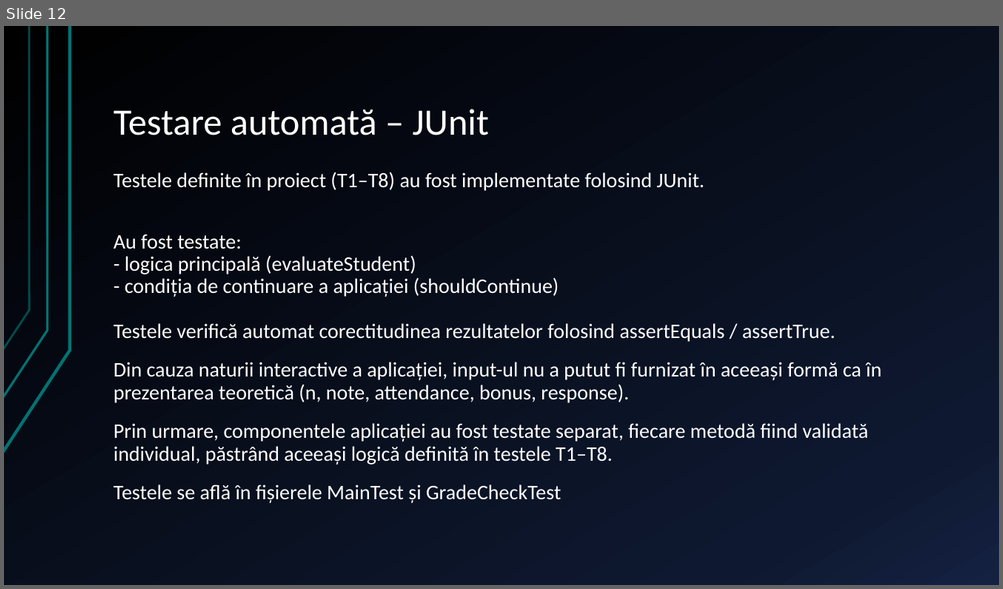
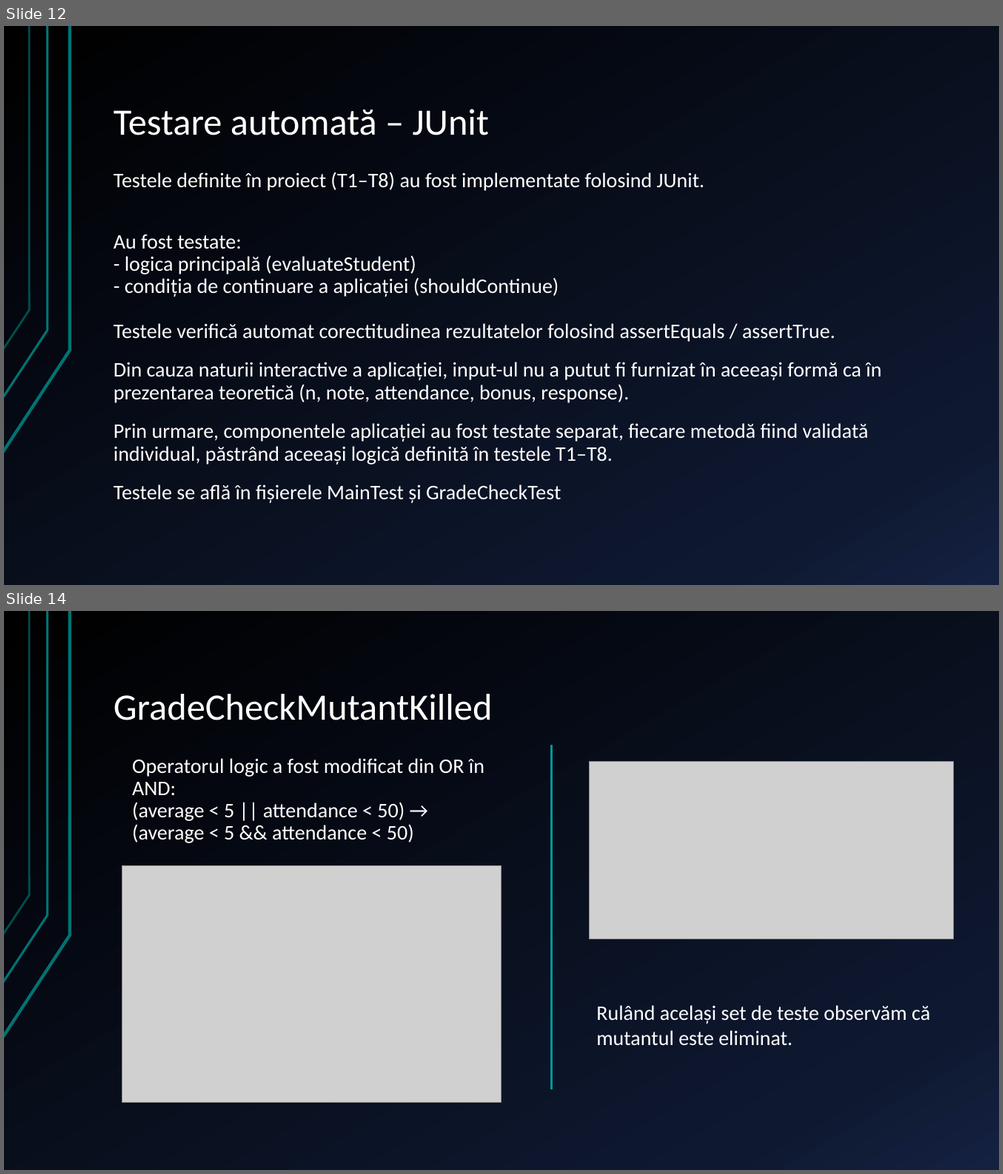
Before and after one commit to M4731/BDTS, a slide deck: Topici Speciale in BDTS/Topici Speciale în BDTS.pptx. Shown one above the other, each under a label of ours: slide 12 before the commit, slides 12 and 14 after it; the slides between them are not shown. The pictures are 1003x589 and 1003x1174 pixels, drawn with LibreOffice and Linux fonts; fonts in the diff are those of the drawing; grey boxes stand for pictures. Boxes give left, top, right and bottom in pixels: in the first picture for what was removed or moved away, otherwise in the second. Text is boxed around its words. In the diff, an @@ line names an element or a change of style, - is before the commit and + after.

```diff
--- a/Topici Speciale in BDTS/Topici Speciale în BDTS.pptx
+++ b/Topici Speciale in BDTS/Topici Speciale în BDTS.pptx
@@ slide 14 added at (4,611,999,1170), background gradient #000000 to #0F1931 to #142242; not listed: 3 template elements that a slide beside it also shows @@
@@ title added at (114,694,492,721), 36 pt, text #FFFFFF @@
+GradeCheckMutantKilled
@@ text added at (132,758,484,843), 20 pt, text #FFFFFF @@
+Operatorul logic a fost modificat din OR în AND:
+(average < 5 || attendance < 50) → (average < 5 && attendance < 50)
@@ line added from (551, 745) to (551, 1090), #009999 2 pt @@
@@ picture added at (589,761,953,939) @@
@@ picture added at (122,866,501,1102) @@
@@ text added at (596,1005,930,1046), 20 pt, text #FFFFFF @@
+Rulând același set de teste observăm că mutantul este eliminat.
```
Also in this commit, not shown: 2 slides changed, 4 other slides added, 5 other files.
